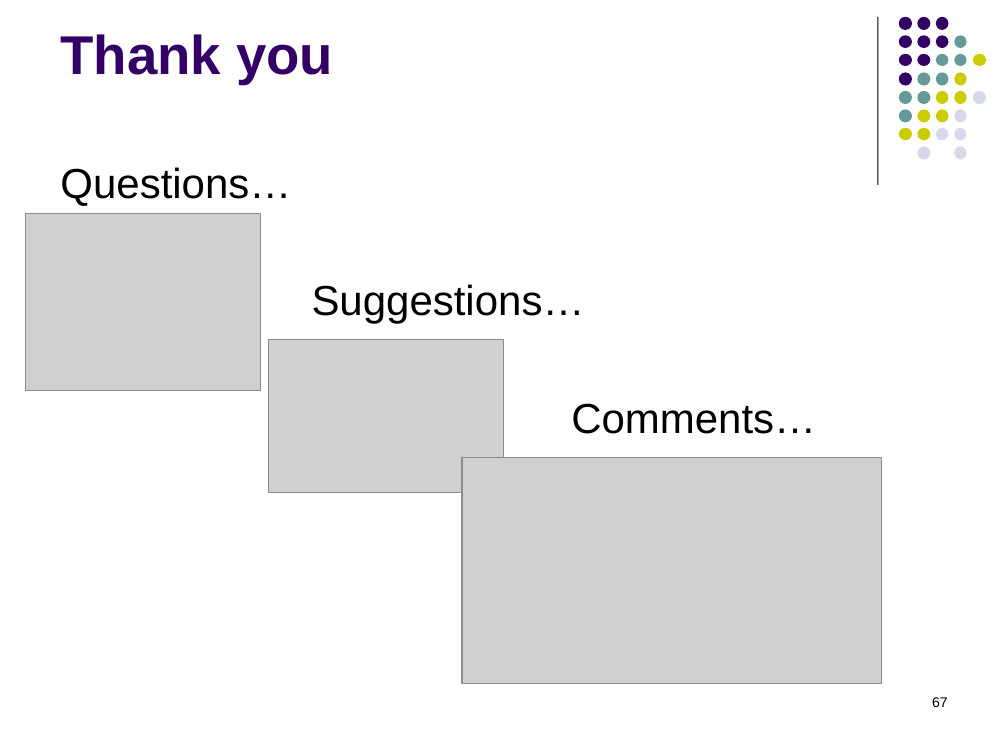
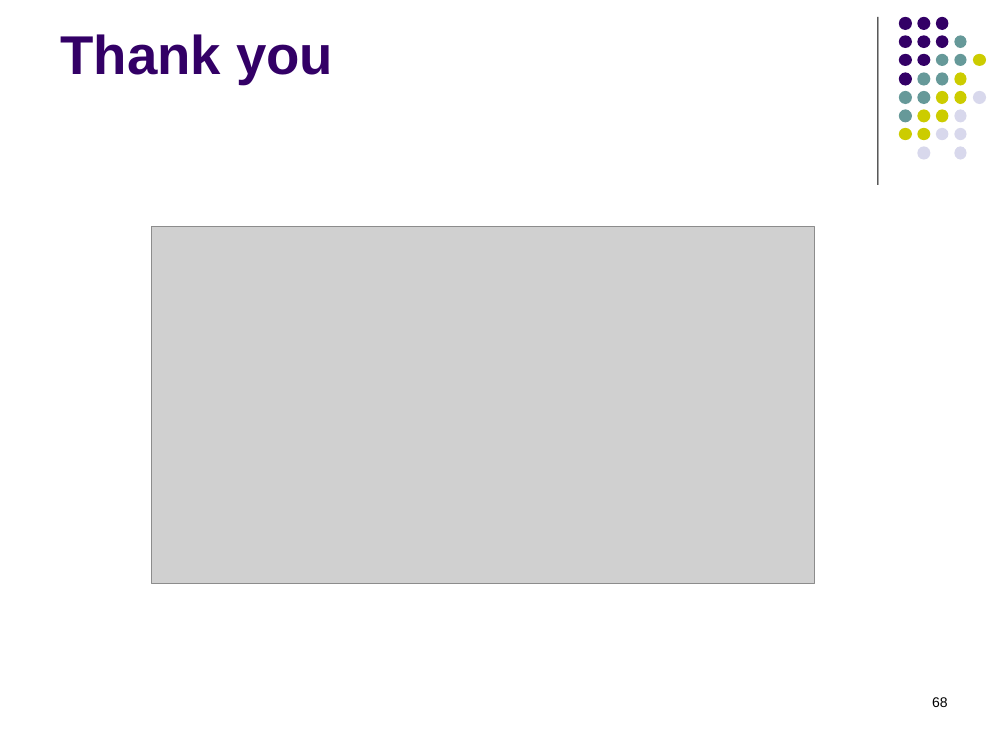
Before and after one commit to RobertHolderIII/dissertation, a slide deck: slide 68 of doc/defense-Dec2015.pptx (slide 67 before the commit). Drawn at 1008x756 pixels with LibreOffice and Linux fonts; fonts in the diff are those of the drawing; grey boxes stand for pictures. Boxes give left, top, right and bottom in pixels: in the first picture for what was removed or moved away, otherwise in the second. Text is boxed around its words. In the diff, an @@ line names an element or a change of style, - is before the commit and + after.

```diff
--- a/doc/defense-Dec2015.pptx
+++ b/doc/defense-Dec2015.pptx
@@ text removed at box(60, 167, 816, 434) @@
-Questions…
-Suggestions…
-Comments…
@@ picture removed at box(25, 214, 260, 391) @@
@@ picture: place and size @@
-picture at box(462, 458, 882, 683)
+picture at box(151, 227, 814, 584)
@@ picture removed at box(269, 340, 504, 493) @@
@@ page number at box(932, 697, 948, 707): text changed @@
-67
+68
```
Also in this commit, not shown: 2 other slides changed, 3 slides added, 1 slide removed.
